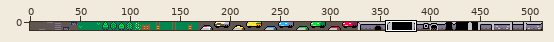
Two states of a sprite sheet, cod/data/tileset.png. Above, an overview of the earlier version with the close-up marked.
Close-up. The starting point:
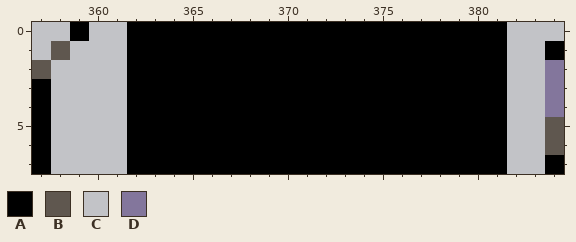
The file is 512x8 pixels. Shown: x 357..384, y 0..7.
Palette (. is transparent): A #000000  B #5f574f  C #c2c3c7  D #83769c
Pixels before, first column x 357:
0 CCACCAAAAAAAAAAAAAAAAAAAACCC
1 CBCCCAAAAAAAAAAAAAAAAAAAACCA
2 BCCCCAAAAAAAAAAAAAAAAAAAACCD
3 ACCCCAAAAAAAAAAAAAAAAAAAACCD
4 ACCCCAAAAAAAAAAAAAAAAAAAACCD
5 ACCCCAAAAAAAAAAAAAAAAAAAACCB
6 ACCCCAAAAAAAAAAAAAAAAAAAACCB
7 ACCCCAAAAAAAAAAAAAAAAAAAACCA
The result:
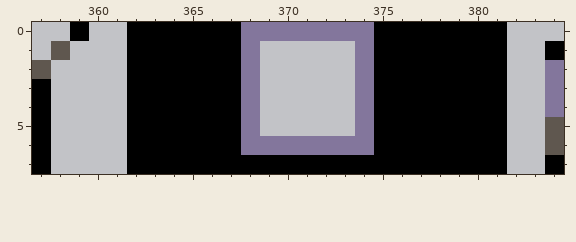
Difference:
Changed rows in their new state; - is an unchanged pixel.
first column x 368:
0 DDDDDDD
1 DCCCCCD
2 DCCCCCD
3 DCCCCCD
4 DCCCCCD
5 DCCCCCD
6 DDDDDDD
Pixel boxes of the changes (left, top, right, bottom) in both close-ups:
changed: (241, 22, 374, 155)
